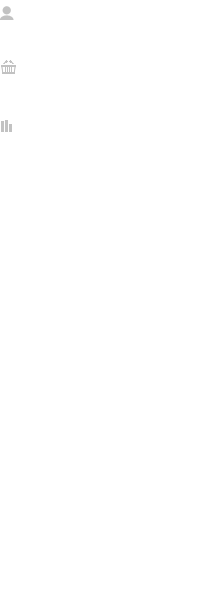
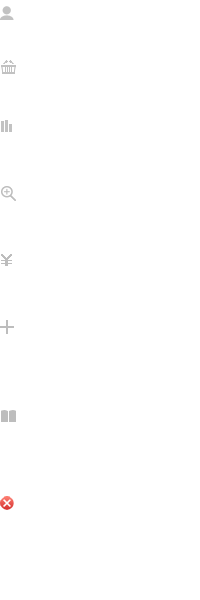
The second 200x600 image is a revision of the first. Changes to its layers:
added layer "Shape 24 copy 副本 3" above "图层 3" over box(0, 496, 14, 510)
added layer "矩形 5" above "图层 4" over box(0, 320, 14, 334)
added layer "图层 7" above "图层 6" over box(1, 254, 12, 266)
added layer "图层 6" above "图层 5" over box(1, 410, 16, 422)
added layer "图层 5" above "背景" over box(1, 186, 16, 201)
